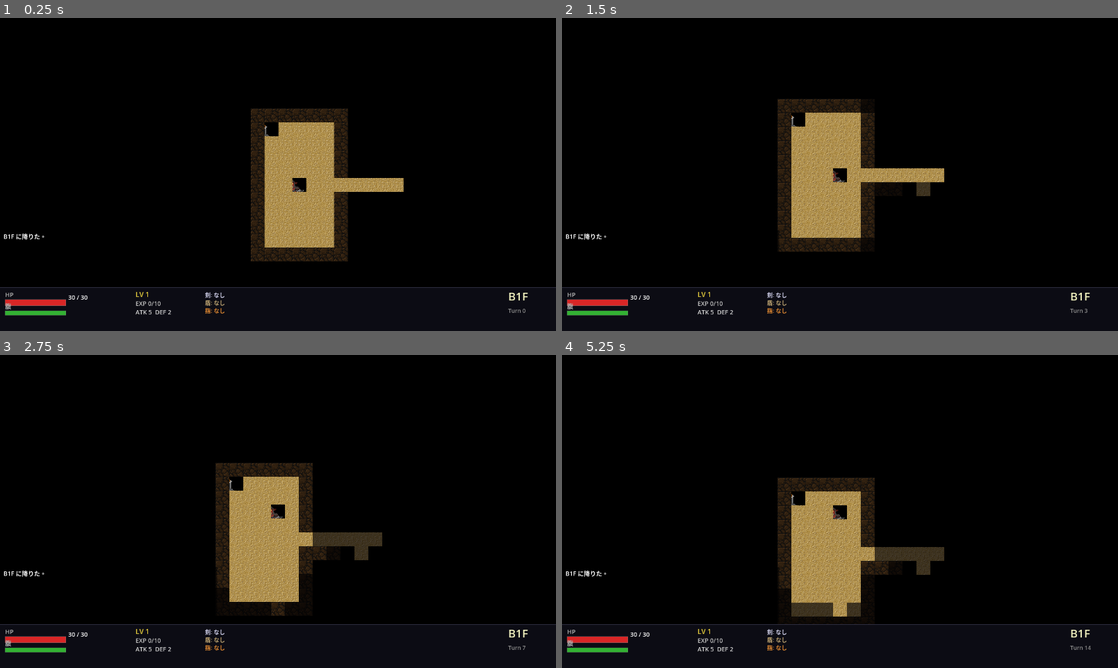
Above: before the commit, frames 1-4 (two rows, left to right).
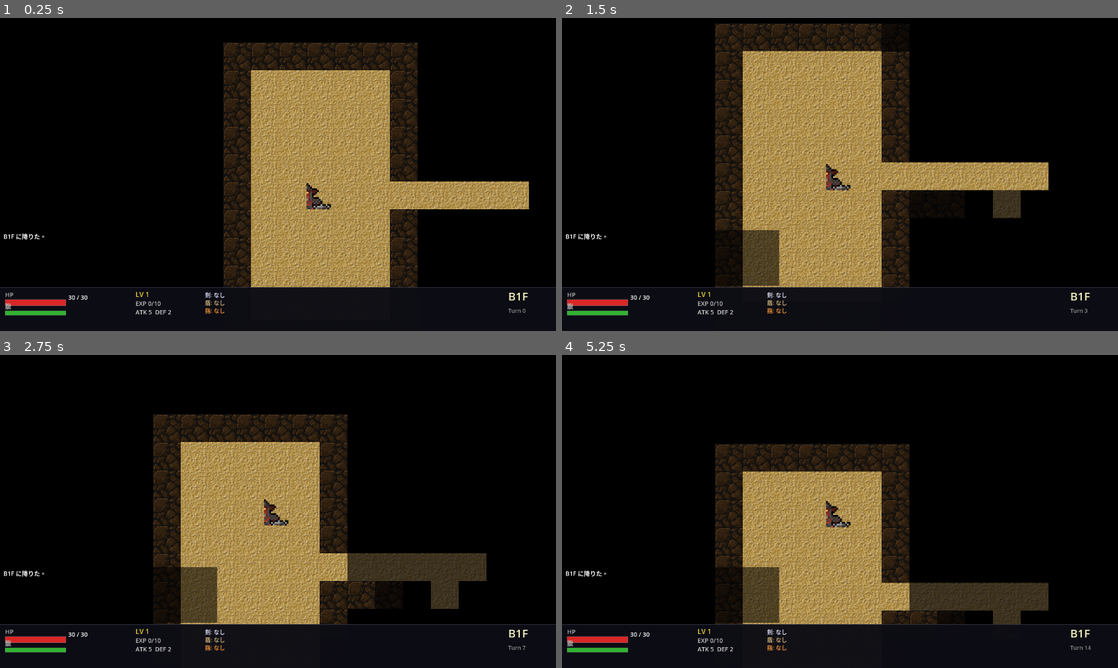
Above: after the commit, the same moments.

Repository: arimasan/Roguelike
Game: Godot game, scene res://scenes/game.tscn
Same seed, same stepped clock (60 frames per second), same inputs: the game is played once before the commit and once after it.
Inputs:
- Up to frame 1 (0.25 s): no input
- Up to frame 2 (1.5 s): tap Enter at 0.5 s; hold Right 0.53-1.28 s; tap K at 0.6 s; tap Space at 1.25 s; hold Down from 1.28 s (still down); tap R at 1.35 s
- Up to frame 3 (2.75 s): tap K at 1.55, 2.3 s; release Down at 2.03 s; hold Right from 2.03 s (still down); tap H at 2.1 s
- Up to frame 4 (5.25 s): release Right at 2.78 s; hold Up 2.78-3.53 s; tap L at 2.85 s; tap K at 3.05, 3.6, 4.55 s; hold Left 3.53-5.03 s; tap Enter at 4.25 s; tap J at 4.35 s; hold Down from 5.03 s (still down); tap I at 5.1 s

The runs differ from the first frame. In frame 1, 24% of the frame differs, in the area x 40-96%, y 7-86%; in frame 2, 25%, in the area x 27-88%, y 1-86%; in frame 3, 21%; in frame 4, 18%.

Commit message:
いろいろ

Diff:
--- a/data/assets.gd
+++ b/data/assets.gd
@@ -36,6 +36,7 @@
 	3: "res://assets/sprites/items/scroll.png",   # 巻物
 	4: "res://assets/sprites/items/pot.png",      # 壺
 	5: "res://assets/sprites/items/ring.png",     # 指輪
+	6: "res://assets/sprites/items/staff.png",    # 杖
 }
 
 # ─── ユーティリティ ─────────────────────────────────────────
--- a/data/item_data.gd
+++ b/data/item_data.gd
@@ -8,6 +8,7 @@
 const TYPE_SCROLL = 3
 const TYPE_POT    = 4
 const TYPE_RING   = 5
+const TYPE_STAFF  = 6
 
 static func type_color(t: int) -> Color:
 	match t:
@@ -17,6 +18,7 @@
 		TYPE_SCROLL: return Color(0.90, 0.90, 0.25)
 		TYPE_POT:    return Color(0.35, 0.55, 0.90)
 		TYPE_RING:   return Color(0.90, 0.50, 0.15)
+		TYPE_STAFF:  return Color(0.60, 0.85, 1.00)
 	return Color.WHITE
 
 static func type_symbol(t: int) -> String:
@@ -27,6 +29,7 @@
 		TYPE_SCROLL: return "?"
 		TYPE_POT:    return "!"
 		TYPE_RING:   return "="
+		TYPE_STAFF:  return "/"
 	return "*"
 
 # weight: 出現頻度の重み（高いほど出やすい）
@@ -72,6 +75,13 @@
 	{"id":"ring_def",      "name":"防御指輪",   "type":TYPE_RING, "def":5,               "weight":14},
 	{"id":"ring_detect",   "name":"探知指輪",   "type":TYPE_RING, "effect":"detection",   "weight":9},
 	{"id":"ring_exp",      "name":"経験指輪",   "type":TYPE_RING, "effect":"exp_boost",   "weight":8},
+	# ── 杖 ──────────────────────────────────────────────────
+	{"id":"staff_fire",      "name":"火炎の杖",       "type":TYPE_STAFF, "effect":"fire",      "uses":5, "weight":14},
+	{"id":"staff_thunder",   "name":"雷の杖",         "type":TYPE_STAFF, "effect":"thunder",   "uses":4, "weight":12},
+	{"id":"staff_freeze",    "name":"氷結の杖",       "type":TYPE_STAFF, "effect":"freeze",    "uses":3, "weight":10},
+	{"id":"staff_knockback", "name":"吹き飛ばしの杖", "type":TYPE_STAFF, "effect":"knockback", "uses":4, "weight":12},
+	{"id":"staff_seal",      "name":"封印の杖",       "type":TYPE_STAFF, "effect":"seal",      "uses":4, "weight":10},
+	{"id":"staff_magic",     "name":"魔力の杖",       "type":TYPE_STAFF, "effect":"magic",     "uses":2, "weight":6},
 ]
 
 static func get_by_id(item_id: String) -> Dictionary:
--- a/scenes/game.gd
+++ b/scenes/game.gd
@@ -46,6 +46,10 @@
 # ─── インベントリカーソル ─────────────────────────────────
 var inv_cursor: int = 0
 
+# ─── ズーム ───────────────────────────────────────────────
+const ZOOM_LEVELS: Array[float] = [1.0, 2.0, 4.0]
+var _zoom_index: int = 1   # デフォルト x2
+
 # ─── ノード参照 ───────────────────────────────────────────
 var _map_drawer    = null   # map_drawer.gd スクリプト付き Node2D
 var _entity_layer: Node2D  = null
@@ -73,6 +77,7 @@
 	_camera.position_smoothing_enabled = true
 	_camera.position_smoothing_speed   = 12.0
 	add_child(_camera)
+	_apply_zoom()
 
 	# CanvasLayer → HUD
 	var canvas := CanvasLayer.new()
@@ -171,6 +176,17 @@
 		return
 	var kev := event as InputEventKey
 
+	# ズーム操作はゲーム状態に関わらず有効
+	match kev.keycode:
+		KEY_KP_ADD, KEY_EQUAL:   # + キー：拡大
+			_zoom_index = min(_zoom_index + 1, ZOOM_LEVELS.size() - 1)
+			_apply_zoom()
+			return
+		KEY_KP_SUBTRACT, KEY_MINUS:   # - キー：縮小
+			_zoom_index = max(_zoom_index - 1, 0)
+			_apply_zoom()
+			return
+
 	match game_state:
 		"playing":
 			# '>' は unicode で判定（Shift+. はkeycodeがKEY_PERIODになるため）
@@ -183,6 +199,10 @@
 		"dead", "victory":
 			if kev.keycode == KEY_R:
 				get_tree().reload_current_scene()
+
+func _apply_zoom() -> void:
+	var z: float = ZOOM_LEVELS[_zoom_index]
+	_camera.zoom = Vector2(z, z)
 
 func _diagonal_held() -> bool:
 	return Input.is_key_pressed(KEY_KP_7) or Input.is_key_pressed(KEY_KP_9) \
@@ -349,6 +369,11 @@
 		_single_enemy_turn(enemy)
 
 func _single_enemy_turn(enemy: Dictionary) -> void:
+	# 一時的な睡眠・封印のカウントダウン
+	if enemy.get("asleep_turns", 0) > 0:
+		enemy["asleep_turns"] -= 1
+		if enemy["asleep_turns"] <= 0:
+			enemy["asleep"] = false
 	if enemy.get("asleep", false):
 		return
 
@@ -511,6 +536,15 @@
 			_apply_pot(item)
 			var uses: int = item.get("uses", 1) - 1
 			if uses <= 0:
+				return true
+			item["uses"] = uses
+			return false
+
+		ItemData.TYPE_STAFF:
+			_apply_staff(item)
+			var uses: int = item.get("uses", 1) - 1
+			if uses <= 0:
+				add_message("%s は砕け散った。" % item.get("name","?"))
 				return true
 			item["uses"] = uses
 			return false
@@ -599,6 +633,102 @@
 		"storage":
 			add_message("何も入っていない壺だった。")
 
+func _apply_staff(item: Dictionary) -> void:
+	var effect: String = item.get("effect", "")
+	add_message("%s を振った！" % item.get("name","?"))
+	match effect:
+		"fire":
+			var target = _nearest_visible_enemy()
+			if target == null:
+				add_message("しかし周囲に敵はいない。")
+				return
+			var dmg := randi_range(20, 35)
+			target["hp"] -= dmg
+			add_message("%s に炎が燃え上がった！%d ダメージ！" % [target["data"]["name"], dmg])
+			if target["hp"] <= 0:
+				_kill_enemy(target)
+
+		"thunder":
+			var hit := false
+			for enemy in enemies.duplicate():
+				if fov_visible.has(enemy["grid_pos"] as Vector2i):
+					var dmg := randi_range(10, 18)
+					enemy["hp"] -= dmg
+					add_message("%s に雷が落ちた！%d ダメージ！" % [enemy["data"]["name"], dmg])
+					if enemy["hp"] <= 0:
+						_kill_enemy(enemy)
+					hit = true
+			if not hit:
+				add_message("しかし周囲に敵はいない。")
+
+		"freeze":
+			var hit := false
+			for enemy in enemies:
+				if fov_visible.has(enemy["grid_pos"] as Vector2i):
+					enemy["asleep"]       = true
+					enemy["asleep_turns"] = 3
+					add_message("%s が凍りついた！" % enemy["data"]["name"])
+					hit = true
+			if not hit:
+				add_message("しかし周囲に敵はいない。")
+
+		"knockback":
+			var target = _nearest_visible_enemy()
+			if target == null:
+				add_message("しかし周囲に敵はいない。")
+				return
+			_knockback_enemy(target, 5)
+			add_message("%s を吹き飛ばした！" % target["data"]["name"])
+
+		"seal":
+			var target = _nearest_visible_enemy()
+			if target == null:
+				add_message("しかし周囲に敵はいない。")
+				return
+			target["asleep"]       = true
+			target["asleep_turns"] = 5
+			add_message("%s を封印した！" % target["data"]["name"])
+
+		"magic":
+			var target = _nearest_visible_enemy()
+			if target == null:
+				add_message("しかし周囲に敵はいない。")
+				return
+			target["hp"] = max(1, target["hp"] / 2)
+			add_message("%s のHPが半分になった！" % target["data"]["name"])
+
+## 視界内で最も近い敵を返す
+func _nearest_visible_enemy() -> Variant:
+	var best: Variant = null
+	var best_dist: int = 999999
+	for enemy in enemies:
+		var ep := enemy["grid_pos"] as Vector2i
+		if fov_visible.has(ep):
+			var d: int = ep.distance_squared_to(p_grid)
+			if d < best_dist:
+				best_dist = d
+				best      = enemy
+	return best
+
+## 敵をプレイヤーから遠ざける方向に steps マス押し飛ばす
+func _knockback_enemy(enemy: Dictionary, steps: int) -> void:
+	var diff := (enemy["grid_pos"] as Vector2i) - p_grid
+	var dx: int = sign(diff.x)
+	var dy: int = sign(diff.y)
+	if dx == 0 and dy == 0:
+		return
+	for _i in steps:
+		var np := (enemy["grid_pos"] as Vector2i) + Vector2i(dx, dy)
+		if np.x < 0 or np.x >= DungeonGenerator.MAP_W \
+				or np.y < 0 or np.y >= DungeonGenerator.MAP_H:
+			break
+		if not generator.is_walkable(np.x, np.y):
+			break
+		if _enemy_at(np) != null:
+			break
+		enemy["grid_pos"] = np
+		enemy["node"].call("set_grid", np.x, np.y)
+
 func _drop_selected_item() -> void:
 	if p_inventory.is_empty():
 		return
--- a/scripts/tile_node.gd
+++ b/scripts/tile_node.gd
@@ -46,8 +46,7 @@
 func _draw() -> void:
 	var half := TILE_SIZE / 2
 	if _sprite != null and is_instance_valid(_sprite) and _sprite.texture != null:
-		# スプライトあり: 黒背景のみ描画（スプライトは Sprite2D が担当）
-		draw_rect(Rect2(-half, -half, TILE_SIZE, TILE_SIZE), Color(0, 0, 0, 1))
+		# スプライトあり: 背景を描かずそのまま返す（透過ピクセルはマップタイルが透けて見える）
 		return
 	# フォールバック: シンボル文字描画
 	draw_rect(Rect2(-half, -half, TILE_SIZE, TILE_SIZE), bg_color)
Not shown, added: .claude/settings.json
Binary file added: assets/sprites/_staff_candidates.png
Not shown, added: assets/sprites/_staff_candidates.png.import
Binary file added: assets/sprites/items/staff.png
Not shown, added: assets/sprites/items/staff.png.import
